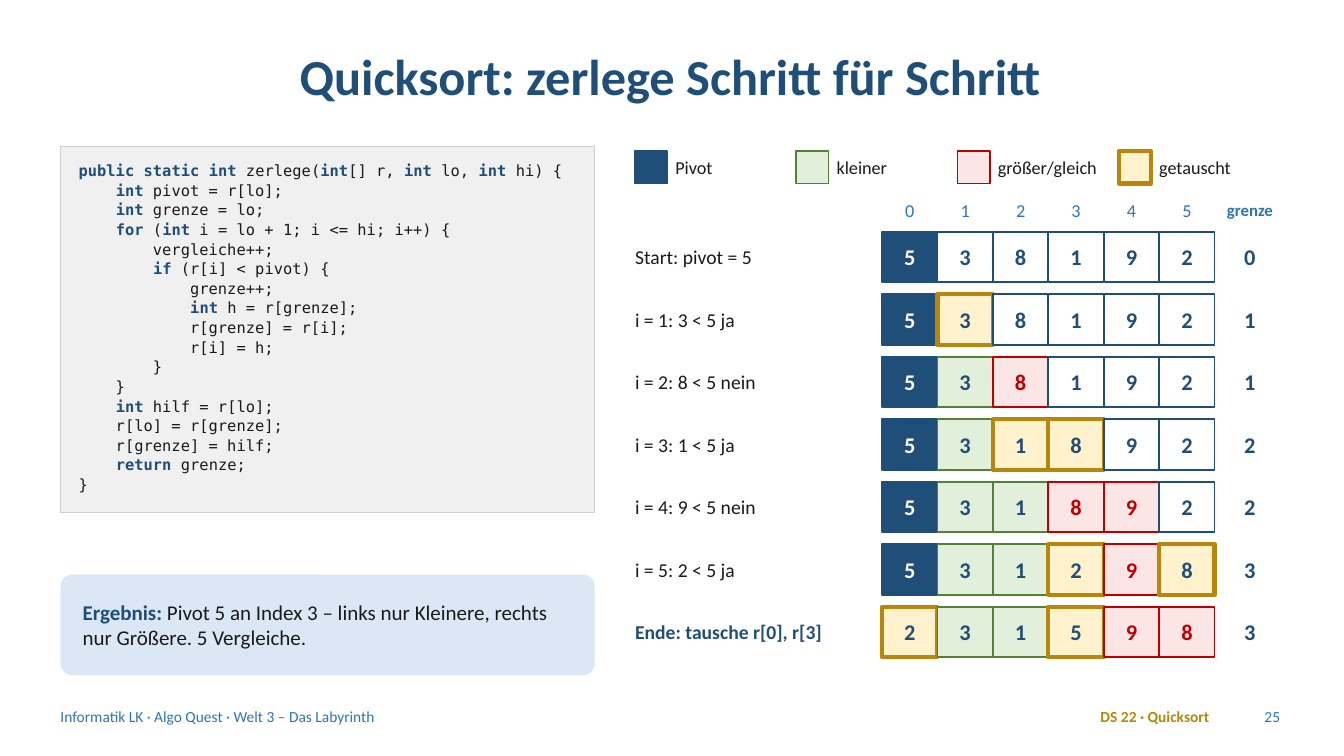
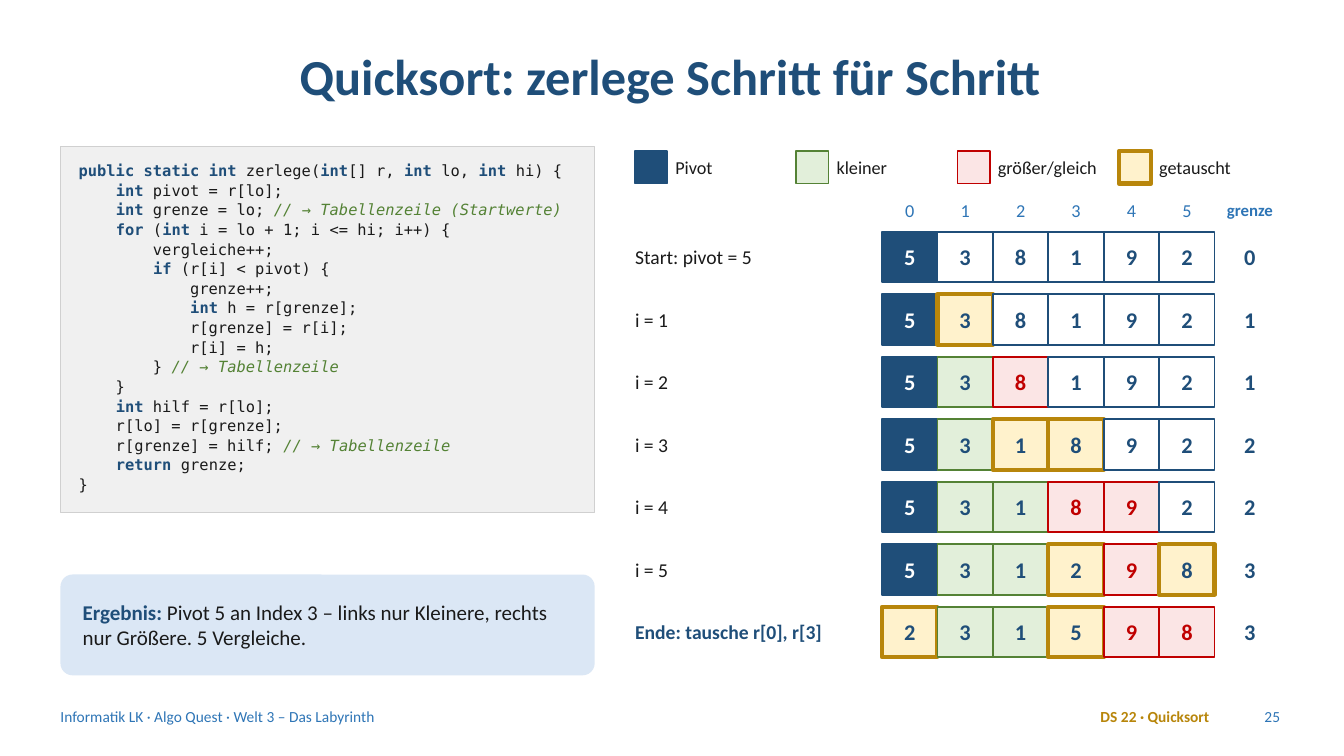
Before and after one commit to frankjuchim/AlgoQuest, a slide deck: slide 25 of materialien/Welt3_Labyrinth/1_Praesentation/AQ_W3_Labyrinth.pptx. Drawn at 1344x756 pixels with LibreOffice and Linux fonts; fonts in the diff are those of the drawing. Boxes give left, top, right and bottom in pixels: in the first picture for what was removed or moved away, otherwise in the second. Text is boxed around its words. In the diff, an @@ line names an element or a change of style, - is before the commit and + after.

```diff
--- a/materialien/Welt3_Labyrinth/1_Praesentation/AQ_W3_Labyrinth.pptx
+++ b/materialien/Welt3_Labyrinth/1_Praesentation/AQ_W3_Labyrinth.pptx
@@ text in rectangle at [116, 203, 561, 219]: text changed; text colour #1A1A1A to #548235; italic on @@
-int grenze = lo;
+int grenze = lo; // → Tabellenzeile (Startwerte)
@@ text at [635, 313, 668, 327]: text changed @@
-i = 1: 3 < 5 ja
+i = 1
@@ text in rectangle at [218, 360, 339, 372]: text changed; text colour #1A1A1A to #548235; italic on @@
-}
+} // → Tabellenzeile
@@ text at [635, 375, 668, 389]: text changed @@
-i = 2: 8 < 5 nein
+i = 2
@@ text in rectangle at [116, 439, 451, 455]: text changed; text colour #1A1A1A to #548235; italic on @@
-r[grenze] = hilf;
+r[grenze] = hilf; // → Tabellenzeile
@@ text at [635, 438, 668, 452]: text changed @@
-i = 3: 1 < 5 ja
+i = 3
@@ text at [635, 500, 668, 514]: text changed @@
-i = 4: 9 < 5 nein
+i = 4
@@ text at [635, 563, 668, 577]: text changed @@
-i = 5: 2 < 5 ja
+i = 5
```
Also in this commit, not shown: 2 other files.
